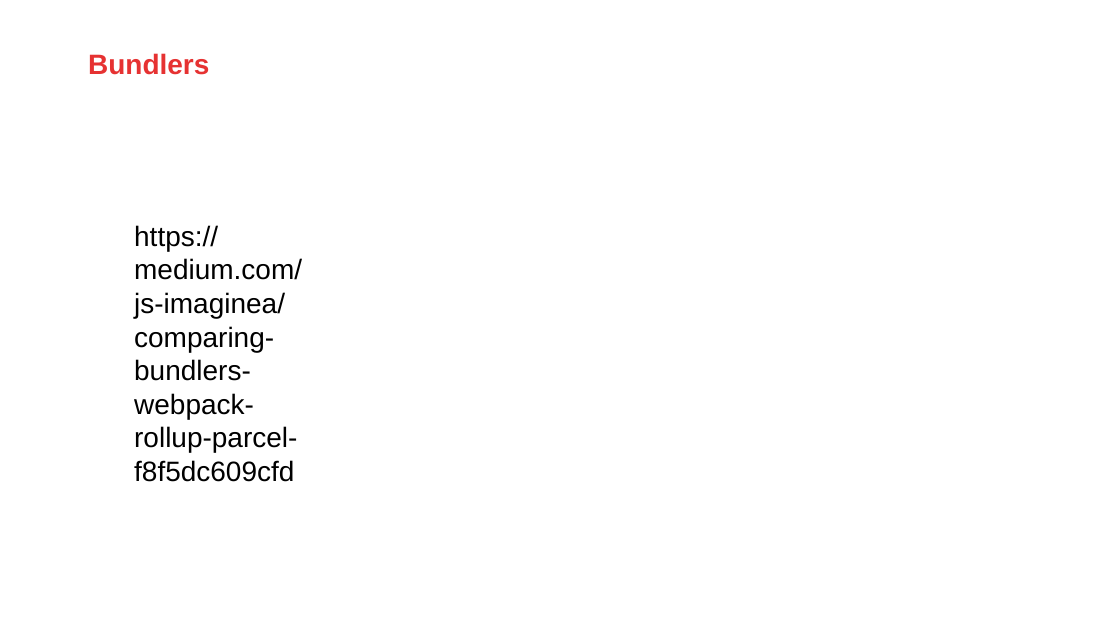
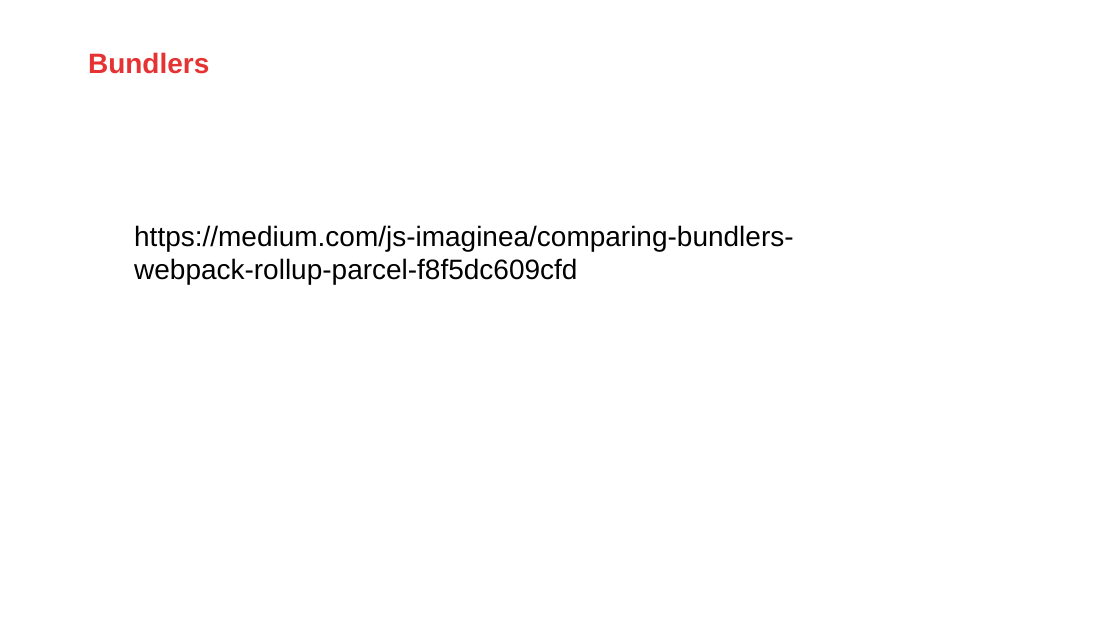
Before and after one commit to AMIS-Services/sig-javascript-tooling, a slide deck: slide 7 of React SIG 3 slides.pptx. Drawn at 1120x630 pixels with LibreOffice and Linux fonts; fonts in the diff are those of the drawing; background and template pictures are left out. Boxes give left, top, right and bottom in pixels: in the first picture for what was removed or moved away, otherwise in the second. Text is boxed around its words. In the diff, an @@ line names an element or a change of style, - is before the commit and + after.

```diff
--- a/React SIG 3 slides.pptx
+++ b/React SIG 3 slides.pptx
@@ text "https://medium.com/js-imaginea/comparing-bundlers-webpack-ro ..." rewrapped from bbox=[134, 225, 302, 482] to bbox=[134, 225, 793, 285] @@
```
Also in this commit, not shown: 3 other slides changed.
